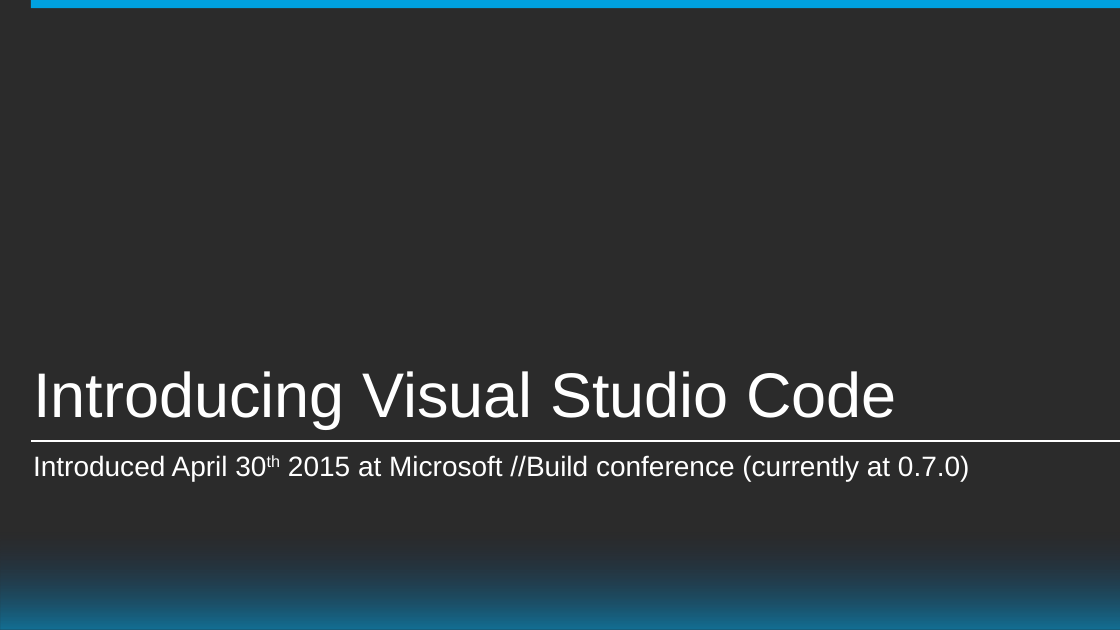
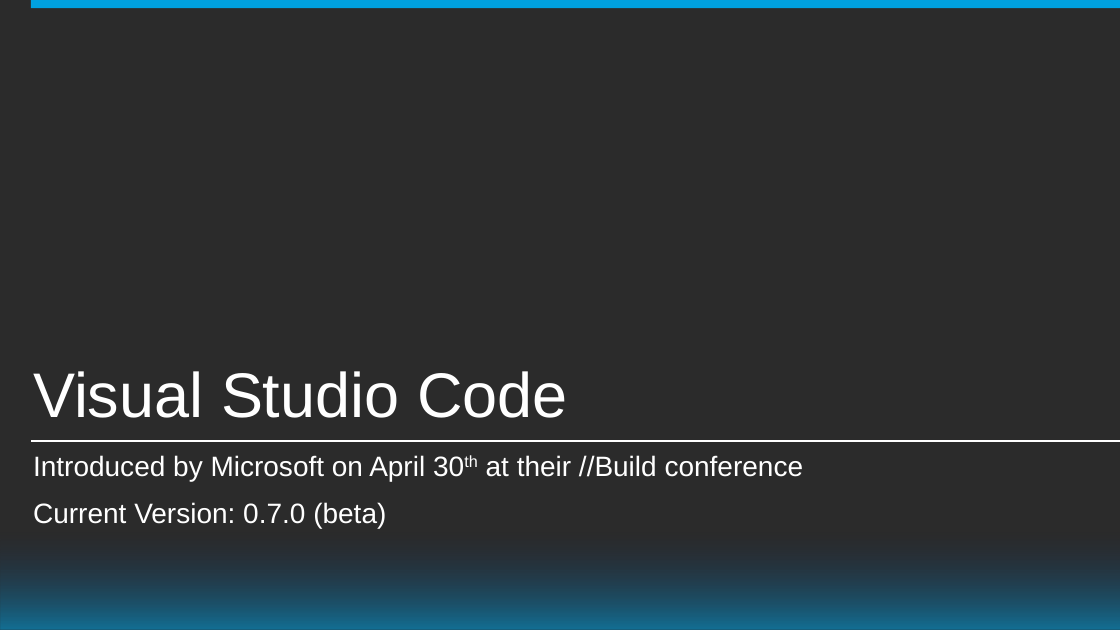
Before and after one commit to mobiletta/VSCode-DF15, a slide deck: slide 10 of John Nelson - DF15 - PowerPoint Presentation - Draft.pptx. Drawn at 1120x630 pixels with LibreOffice and Linux fonts; fonts in the diff are those of the drawing; background and template pictures are left out; a plain dark background stands for a picture behind light text. Boxes give left, top, right and bottom in pixels: in the first picture for what was removed or moved away, otherwise in the second. Text is boxed around its words. In the diff, an @@ line names an element or a change of style, - is before the commit and + after.

```diff
--- a/John Nelson - DF15 - PowerPoint Presentation - Draft.pptx
+++ b/John Nelson - DF15 - PowerPoint Presentation - Draft.pptx
@@ title at bbox=[33, 371, 568, 418]: text changed @@
-Introducing Visual Studio Code
+Visual Studio Code
@@ subtitle at bbox=[33, 455, 804, 528]: text changed @@
-Introduced April 30th 2015 at Microsoft //Build conference (currently at 0.7.0)
+Introduced by Microsoft on April 30th at their //Build conference
+Current Version: 0.7.0 (beta)
```
Also in this commit, not shown: 6 other slides changed, 6 slides added, 5 slides removed, 34 other files.
